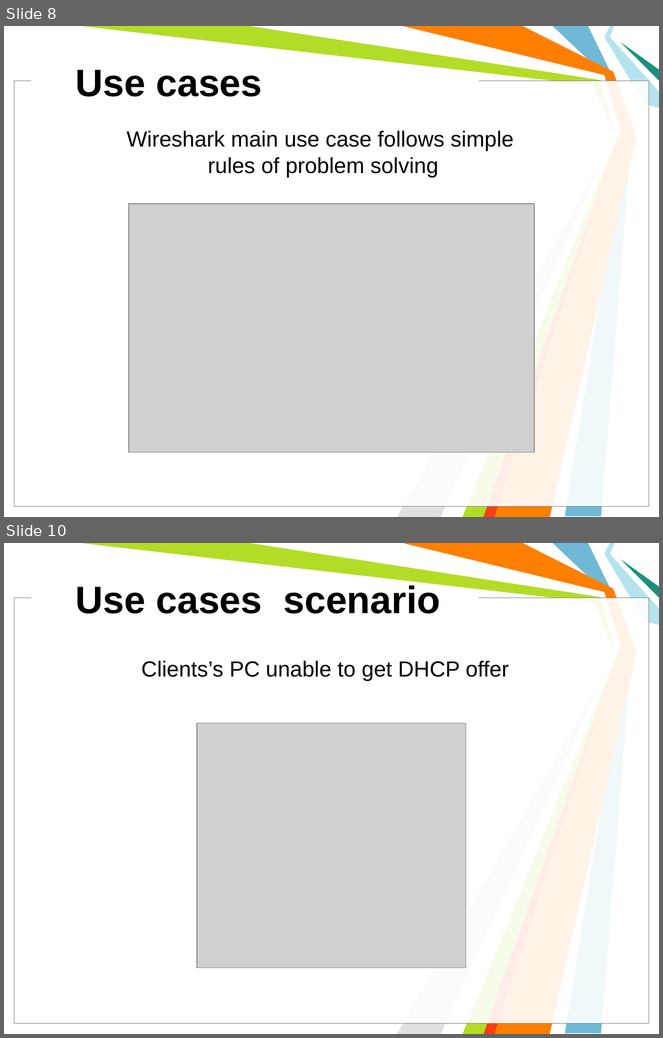
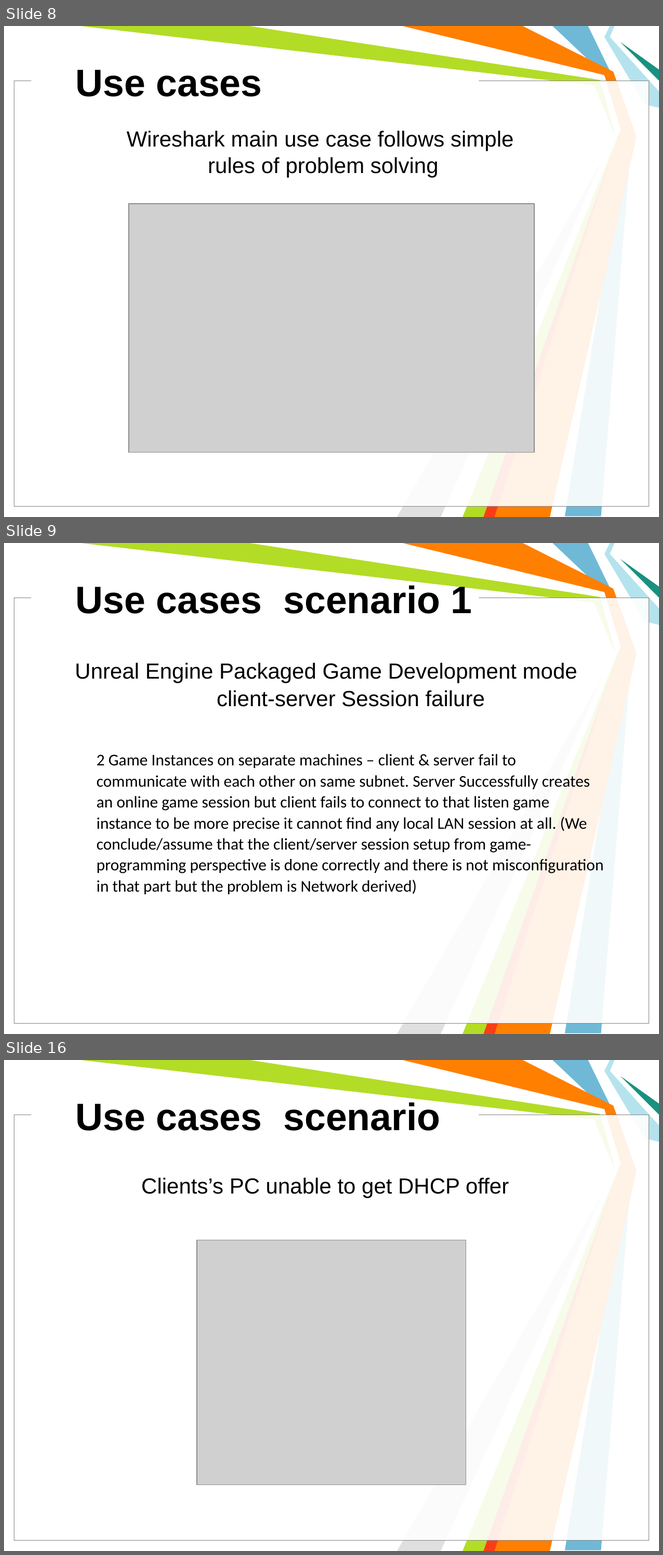
Before and after one commit to michailmarkou1995/BSc-Computer-Science-Projects, a slide deck: COMPUTER AND NETWORK SECURITY (CN6003)/Protocol_Analyzers_Presentation.pptx. Shown one above the other, each under a label of ours: slides 8 and 10 before the commit, slides 8, 9 and 16 after it; the slides between them are not shown. The pictures are 663x1038 and 663x1555 pixels, drawn with LibreOffice and Linux fonts; fonts in the diff are those of the drawing; grey boxes stand for pictures; background and template pictures are left out. Boxes give left, top, right and bottom in pixels: in the first picture for what was removed or moved away, otherwise in the second. Text is boxed around its words. In the diff, an @@ line names an element or a change of style, - is before the commit and + after.

```diff
--- a/COMPUTER AND NETWORK SECURITY (CN6003)/Protocol_Analyzers_Presentation.pptx
+++ b/COMPUTER AND NETWORK SECURITY (CN6003)/Protocol_Analyzers_Presentation.pptx
@@ slide 9 added at [4,543,659,1034], background #FFFFFF; not listed: 11 template elements that a slide beside it also shows @@
@@ title added at [75,583,473,614], 42 pt, text #000000, bold @@
+Use cases scenario 1
@@ text added at [75,663,578,707], 24 pt, text #000000 @@
+Unreal Engine Packaged Game Development mode client-server Session failure
@@ text added at [97,754,604,895], 18 pt, text #000000 @@
+2 Game Instances on separate machines – client & server fail to communicate with each other on same subnet. Server Successfully creates an online game session but client fails to connect to that listen game instance to be more precise it cannot find any local LAN session at all. (We conclude/assume that the client/server session setup from game-programming perspective is done correctly and there is not misconfiguration in that part but the problem is Network derived)
@@ what was slide 10 is now slide 16 @@
```
Also in this commit, not shown: 1 slide changed, 5 other slides added, 2 other files.
